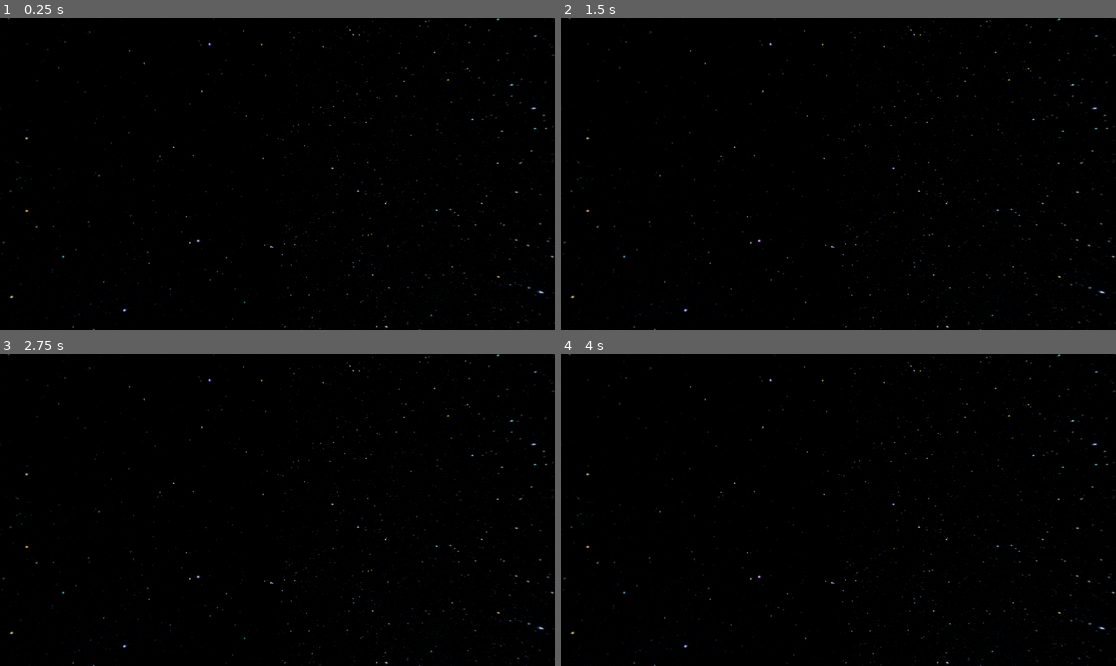
Above: before the commit, frames 1-4 (two rows, left to right).
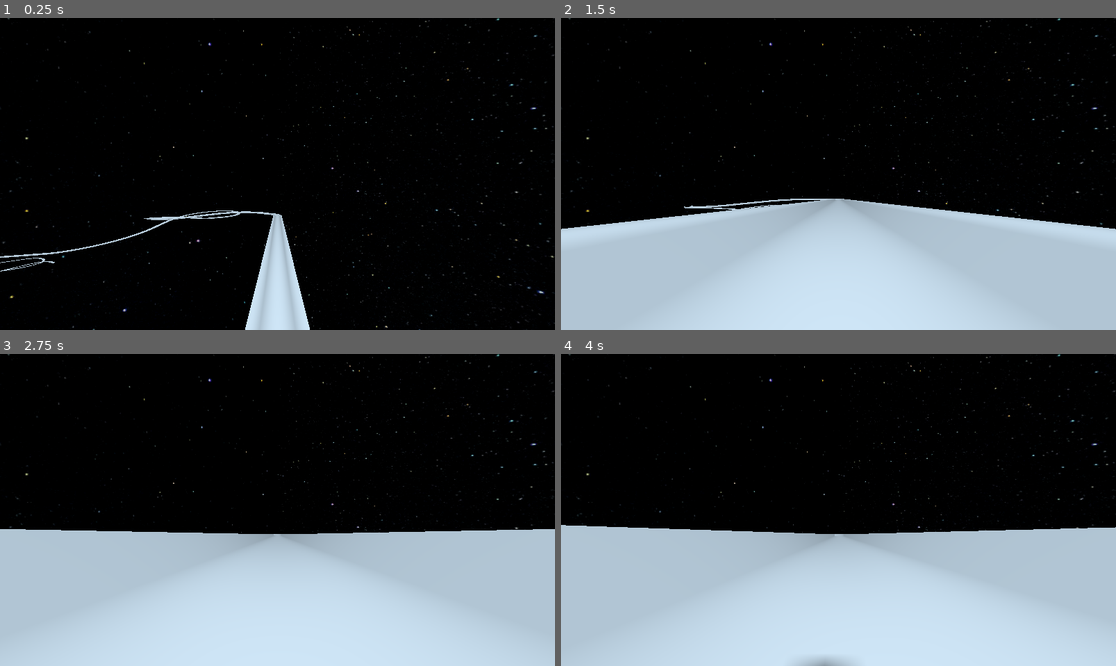
Above: after the commit, the same moments.

Repository: ArijaK/luge_vr
Game: Godot game, scene res://scenes/main/main.tscn
Same seed, same stepped clock (60 frames per second), same inputs: the game is played once before the commit and once after it.
Inputs:
- Up to frame 1 (0.25 s): no input
- Up to frame 2 (1.5 s): no input
- Up to frame 3 (2.75 s): no input
- Up to frame 4 (4 s): no input

The runs differ from the first frame. In frame 1, 2.9% of the frame differs, in the area x 0-56%, y 61-100%; in frame 2, 37%; in frame 3, 43%; in frame 4, 43%, in the area x 0-100%, y 54-100%.

Commit message:
Make a separate data structure for holding track data

Diff:
--- a/vr/scenes/track/centerline.gd
+++ b/vr/scenes/track/centerline.gd
@@ -1,32 +1,28 @@
 extends Path3D
 
-func create_centerline(start: Vector3, length: float):
+func create_centerline(track: TrackData):
+
 	var direction = Vector3.FORWARD
-	var slope = 0.0
-	var radius = 0.0
-	var turn = 0
+	# Because Z is forward
+	var point = Vector3(0.0, 0.0, track.start_at)
+	var slope = track.get_slope(-point.z)
+	var radius = track.get_radius(-point.z)
 
-	curve.add_point(start)
+	curve.add_point(point)
 
-	for i in range(0, length, curve.bake_interval):
-		pass
-		#slope = get_slope()
-		#radius, turn = get_radius()
-		#
-		#if is_zero_approx(s.radius):
-			#start += direction * s.length
-			#start.y -= s.length * (s.slope / 100.0)
-			#
-			#result.add_point(start)
-		#else:
-			## Angle of the curve
-			#var angle_rad = s.length / s.radius
-			#var slope_rad = atan(s.slope / 100.0)
-			#var angle_step = result.bake_interval / s.radius
-			#
-			#for i in range(0, int(angle_rad/angle_step)):
-				#direction = direction.rotated(Vector3.UP, angle_step * s.turn)
-				#
-				#start += direction * result.bake_interval
-				#start.y -= tan(slope_rad) * result.bake_interval
-				#result.add_point(start)
+	for i in range(floori(track.length/curve.bake_interval)):
+		var Sx = i * curve.bake_interval
+		slope = track.get_slope(Sx)
+		radius = track.get_radius(Sx)
+
+		if is_zero_approx(radius[0]):
+			point += direction * curve.bake_interval
+			point.y -= (slope / 100.0) * curve.bake_interval
+		else:
+			var slope_rad = atan(slope / 100.0)
+			var angle_step = radius[0] * curve.bake_interval
+			direction = direction.rotated(Vector3.UP, angle_step * radius[1])
+
+			point += direction * curve.bake_interval
+			point.y -= tan(slope_rad) * curve.bake_interval
+		curve.add_point(point)
--- a/vr/scenes/track/track.gd
+++ b/vr/scenes/track/track.gd
@@ -1,16 +1,4 @@
 extends StaticBody3D
-
-func lerp_list(from: float, to: float, elements: int) -> PackedFloat32Array:
-	var result = PackedFloat32Array()
-	for i in range(elements):
-		result.push_back( lerp(from, to, (float(i)/elements)) )
-	return result
-
-func get_radius(at: float):
-	pass
-
-func get_slope(at: float):
-	pass
 
 func get_track_shape(points: Array) -> PackedVector3Array:
 	var result = PackedVector3Array()
@@ -24,19 +12,20 @@
 
 func _ready() -> void:
 	var cfg = FileUtils.load_config("res://config.cfg")
+	# NOTE: Currently expects already sorted data
 	var data = FileUtils.parse_json(cfg.get_value("track", "segments_path"))
 
+	var track_data = TrackData.new()
+	track_data.length = data["length"]
+	track_data.start_at = -min(data["segments"]["slopes"][0].Sx_entrance, data["segments"]["curves"][0].Sx_entrance)
+	track_data.track_shape = get_track_shape(data["track_shape"])
+	track_data.slope_segments = data["segments"]["slopes"]
+	track_data.curve_segments = data["segments"]["curves"]
 
-	var start_pos = cfg.get_value("track", "start_pos")
-	var track_shape = get_track_shape(data["track_shape"])
-
-	centerline.create_centerline(
-		Vector3(start_pos[0], start_pos[1], start_pos[2]),
-		data["length"]
-	)
+	centerline.create_centerline(track_data)
 
 	if centerline.curve.point_count > 0:
-		mesh_instance.create_mesh(centerline.curve, track_shape)
+		mesh_instance.create_mesh(centerline.curve, track_data.track_shape)
 		collision_shape.shape = mesh_instance.mesh.create_trimesh_shape()
 
 		var material = StandardMaterial3D.new()
--- /dev/null
+++ b/vr/scenes/track/track_data.gd
@@ -0,0 +1,40 @@
+class_name TrackData extends Node
+
+var length = 0.0
+var start_at = 0.0
+var track_shape = PackedVector3Array()
+var slope_segments = Array()
+var curve_segments = Array()
+
+var current_slope_idx = 0
+var current_curve_idx = 0
+
+
+func get_radius(at: float):
+	while current_curve_idx < curve_segments.size():
+		var segment = curve_segments[current_curve_idx]
+
+		if at >= segment.Sx_entrance:
+			if at < (segment.Sx_entrance + segment.length):
+				if is_zero_approx(segment.radius):
+					return [0.0, 0]
+				else:
+					return [1/segment.radius, segment.turn]
+			else:
+				current_curve_idx += 1
+		else:
+			return [0.0, 0]
+	return [0.0, 0]
+
+func get_slope(at: float) -> float:
+	while current_slope_idx < slope_segments.size():
+		var segment = slope_segments[current_slope_idx]
+
+		if at >= segment.Sx_entrance:
+			if at < (segment.Sx_entrance + segment.length):
+				return segment.slope
+			else:
+				current_slope_idx += 1
+		else:
+			return 0.0
+	return 0.0
Not shown, added: vr/scenes/track/track_data.gd.uid
